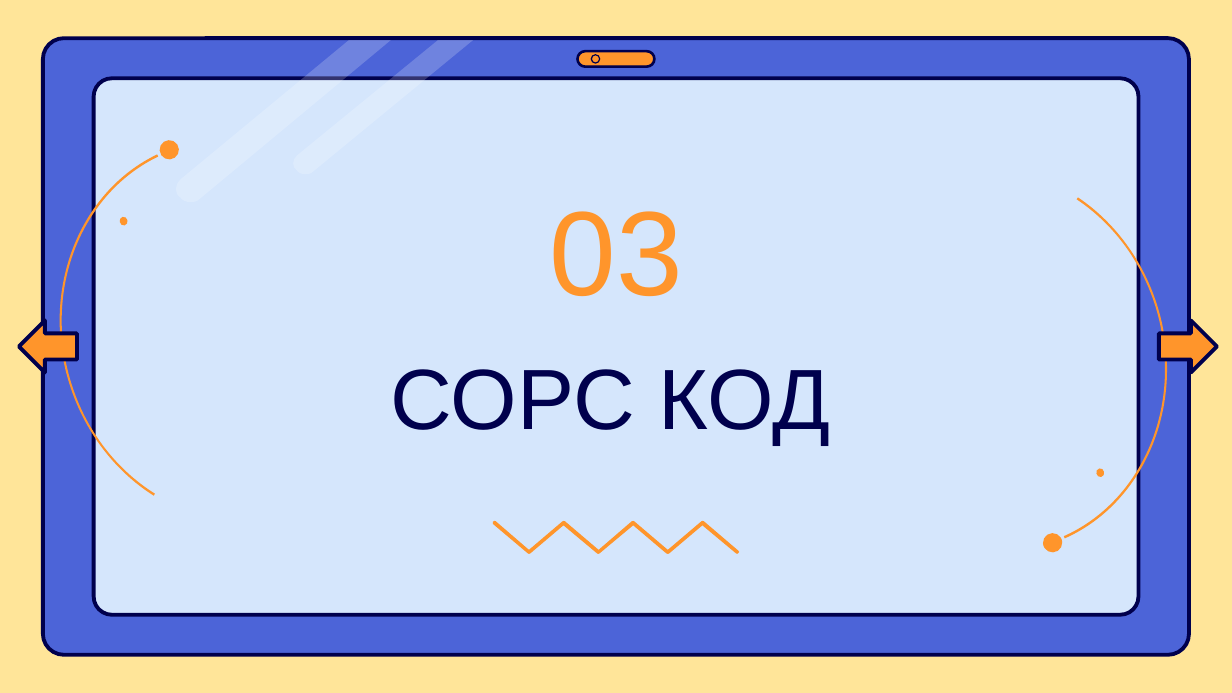
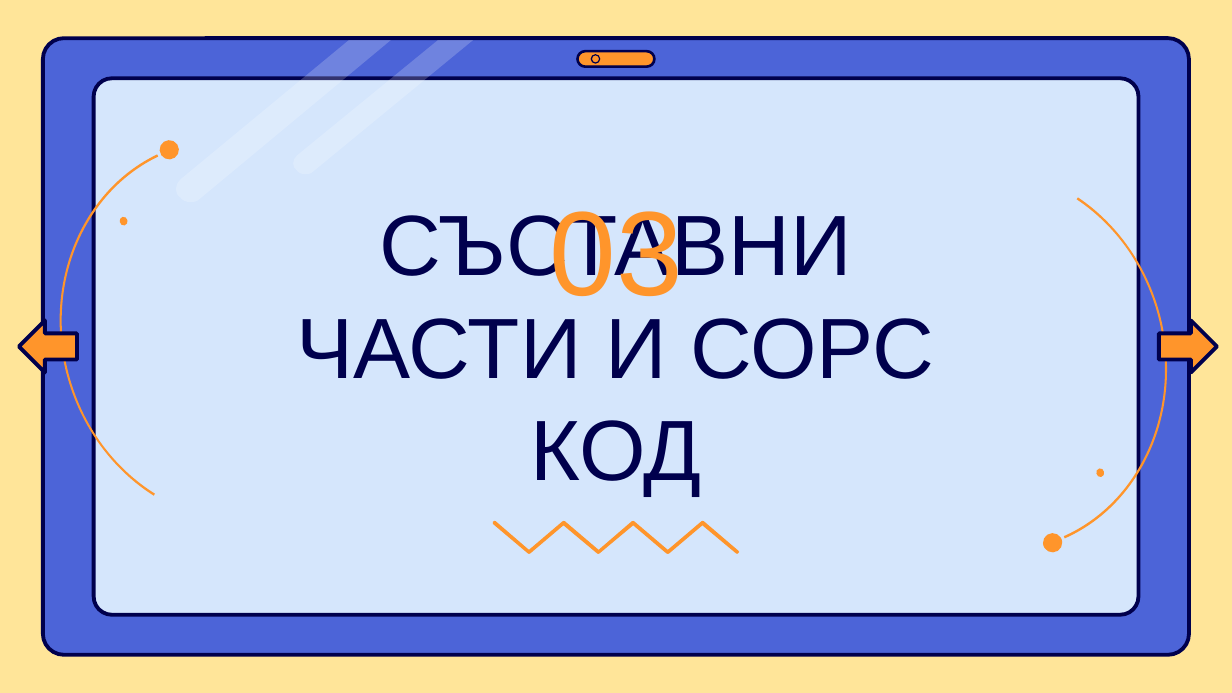
Before and after one commit to Hira-eth/TemperatureMonitor, a slide deck: slide 7 of Temperature Monitor PowerPoint.pptx. Drawn at 1232x693 pixels with LibreOffice and Linux fonts; fonts in the diff are those of the drawing. Boxes give left, top, right and bottom in pixels: in the first picture for what was removed or moved away, otherwise in the second. Text is boxed around its words. In the diff, an @@ line names an element or a change of style, - is before the commit and + after.

```diff
--- a/Temperature Monitor PowerPoint.pptx
+++ b/Temperature Monitor PowerPoint.pptx
@@ title at bbox=[297, 211, 934, 495]: text changed @@
-СОРС КОД
+СЪСТАВНИ ЧАСТИ И СОРС КОД
```
Also in this commit, not shown: 2 other slides changed, 1 slide added.
